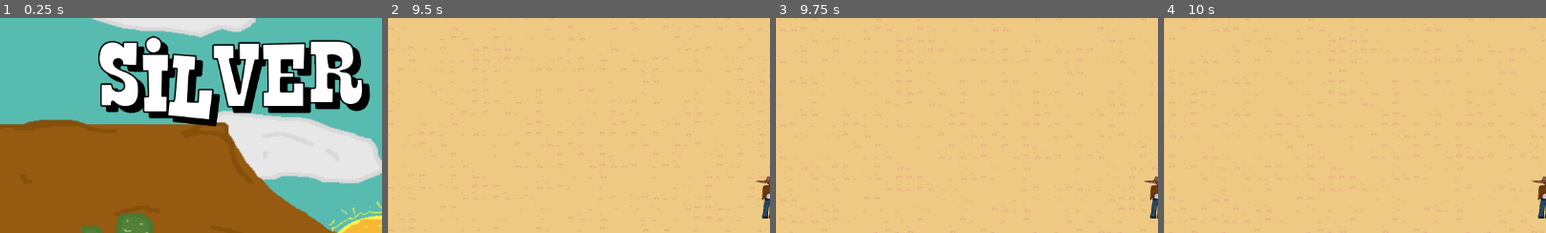
Above: before the commit, frames 1-4 (left to right).
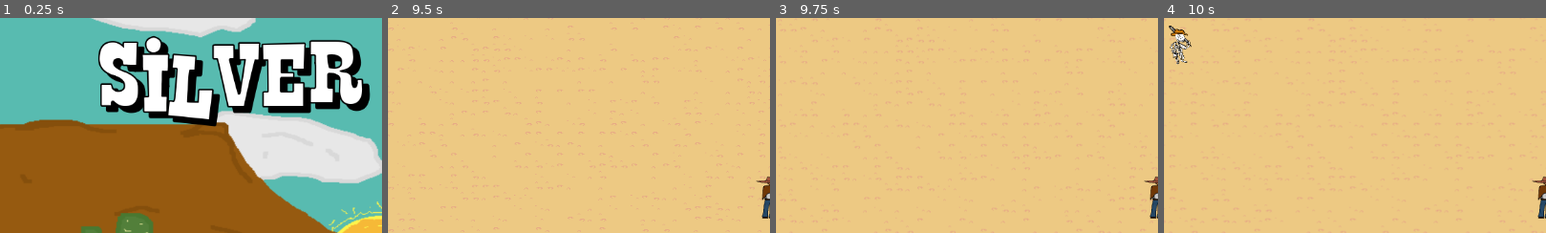
Above: after the commit, the same moments.

Repository: Fireteen69/SIlver-metal
Game: Godot game, scene res://Scenes/main (2).tscn
The game is run twice, just before and just after one commit, with the same random seed, the same clock (stepped at 60 frames per second) and the same inputs.
Inputs:
- Up to frame 1 (0.25 s): no input
- Up to frame 2 (9.5 s): click "Start" at 0.5 s; tap Enter at 1.25, 4.25 s; hold D (walk_right) 1.28-2.03 s; hold S (walk_down) 2.03-2.78 s; tap Space at 2.75 s; hold D (walk_right) 2.78-3.53 s; hold W (walk_up) 3.53-4.28 s; hold A (walk_left) 4.28-5.78 s; hold S (walk_down) 5.78-6.53 s; hold D (walk_right) 6.53-7.28 s; hold W (walk_up) 7.28-8.03 s; hold D (walk_right) 8.03-8.78 s; hold S (walk_down) from 8.78 s (still down)
- Up to frame 3 (9.75 s): release S (walk_down) at 9.53 s; hold A (walk_left) from 9.53 s (still down)
- Up to frame 4 (10 s): keep holding A (walk_left)
The pictures show only the part of the screen within x 0-50%, y 8-58%; the shares and areas given below are measured in that part.

Frames 1-3 are identical in both runs. In frame 4, 0.5% of the frame differs, in the area x 1-8%, y 3-22%.

Commit message:
Enemies follow player no matter what

Diff:
--- a/vamp-surv--change--main/Scripts/enemy.gd
+++ b/vamp-surv--change--main/Scripts/enemy.gd
@@ -24,7 +24,7 @@
 		var player_distance = player.position - position
 		if player_distance.length() <= 50:
 			new_direction = player_distance.normalized()
-		elif player_distance.length() <= 700 and timer <= 0:
+		elif player_distance.length() <= 111700 and timer <= 0:
 			direction = player_distance.normalized()
 		elif timer <= 0:
 			var random_direction = rng.randf()
